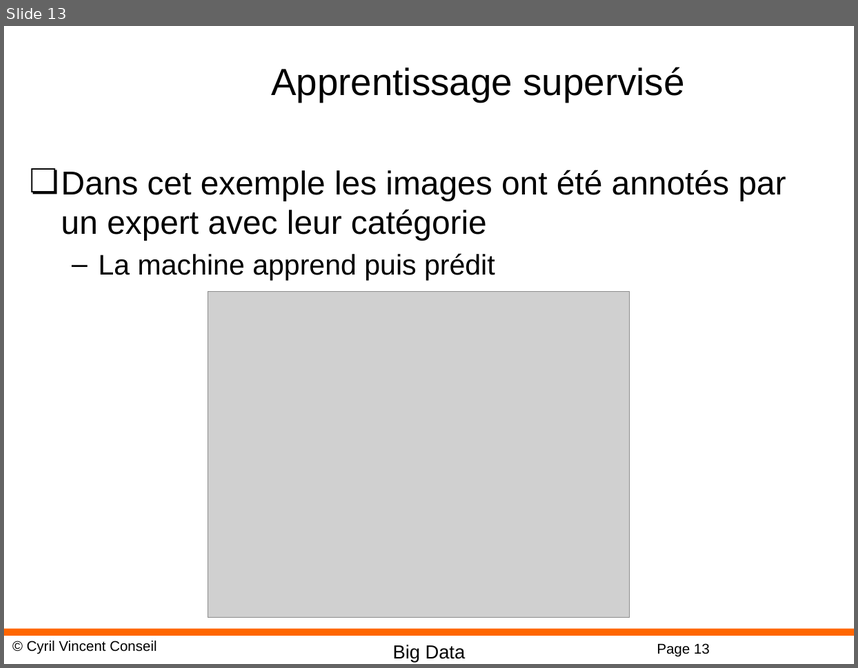
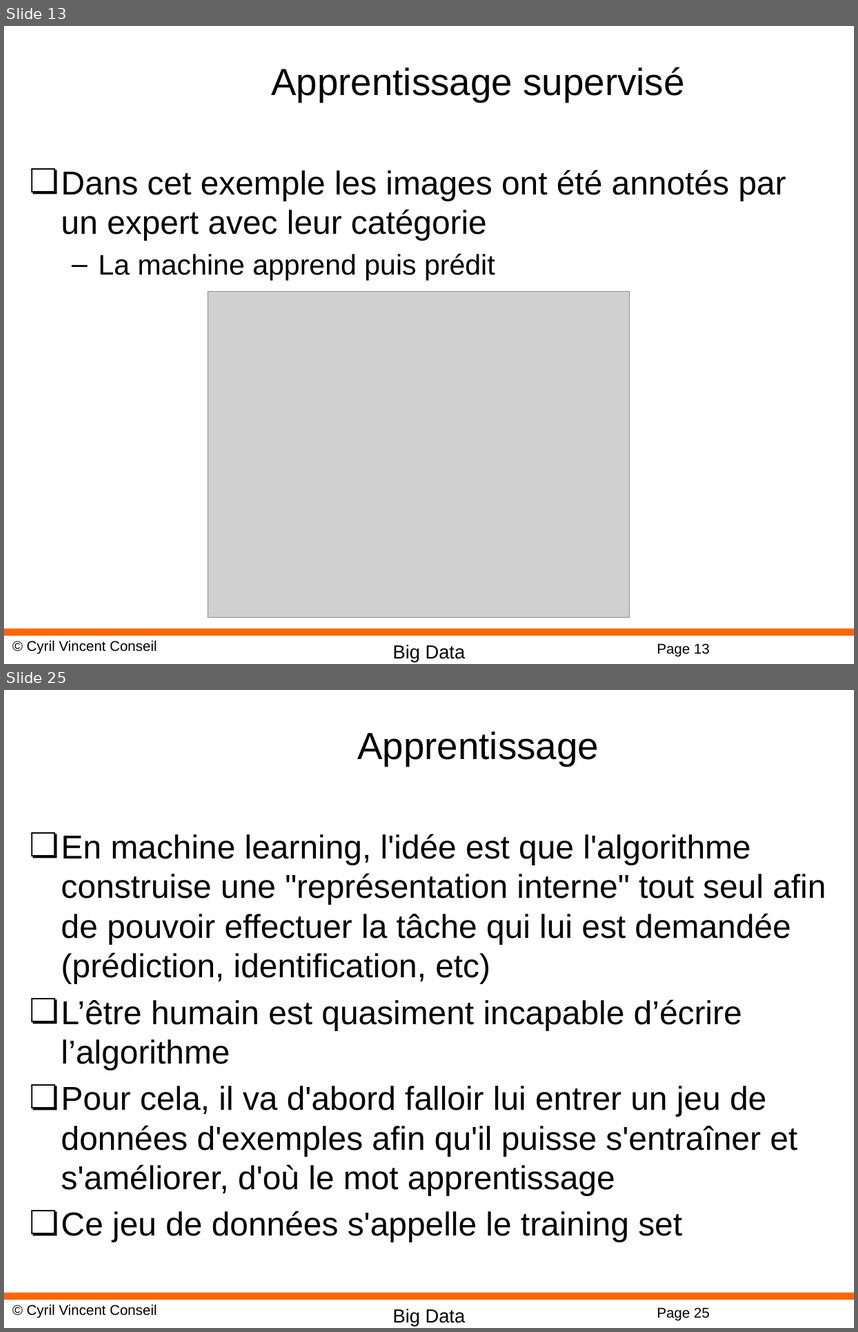
Before and after one commit to cyrilvincent/bigdata, a slide deck: ppt/BigData01-Intro.pptx. Shown one above the other, each under a label of ours: slide 13 before the commit, slides 13 and 25 after it; the slides between them are not shown. The pictures are 858x668 and 858x1332 pixels, drawn with LibreOffice and Linux fonts; fonts in the diff are those of the drawing; grey boxes stand for pictures; background and template pictures are left out. Boxes give left, top, right and bottom in pixels: in the first picture for what was removed or moved away, otherwise in the second. Text is boxed around its words. In the diff, an @@ line names an element or a change of style, - is before the commit and + after.

Commit message:
ppt

```diff
--- a/ppt/BigData01-Intro.pptx
+++ b/ppt/BigData01-Intro.pptx
@@ slide 25 added at (4, 690, 854, 1328), background #FFFFFF; not listed: 4 template elements that a slide beside it also shows @@
@@ title added at (357, 731, 599, 766), 32 pt, text #000000 @@
+Apprentissage
@@ text added at (61, 834, 826, 1242), 28 pt, text #000000 @@
+❏ En machine learning, l'idée est que l'algorithme construise une "représentation interne" tout seul afin de pouvoir effectuer la tâche qui lui est demandée (prédiction, identification, etc)
+❏ L’être humain est quasiment incapable d’écrire l’algorithme
+❏ Pour cela, il va d'abord falloir lui entrer un jeu de données d'exemples afin qu'il puisse s'entraîner et s'améliorer, d'où le mot apprentissage
+❏ Ce jeu de données s'appelle le training set
```
Also in this commit, not shown: 23 other slides added, 22 other files.
